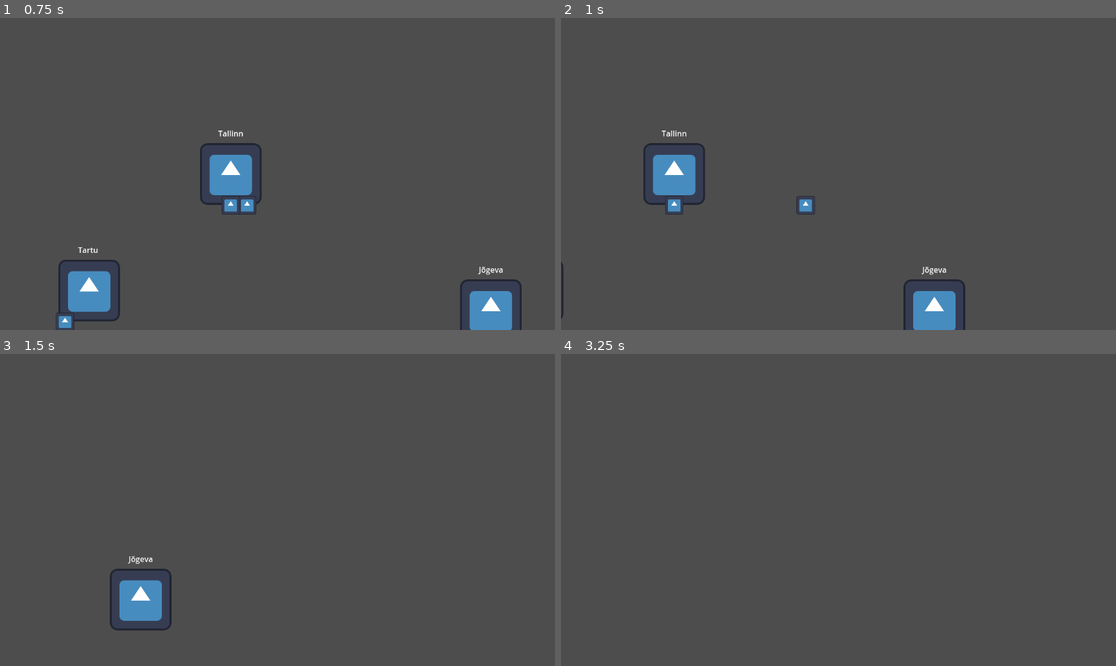
Above: before the commit, frames 1-4 (two rows, left to right).
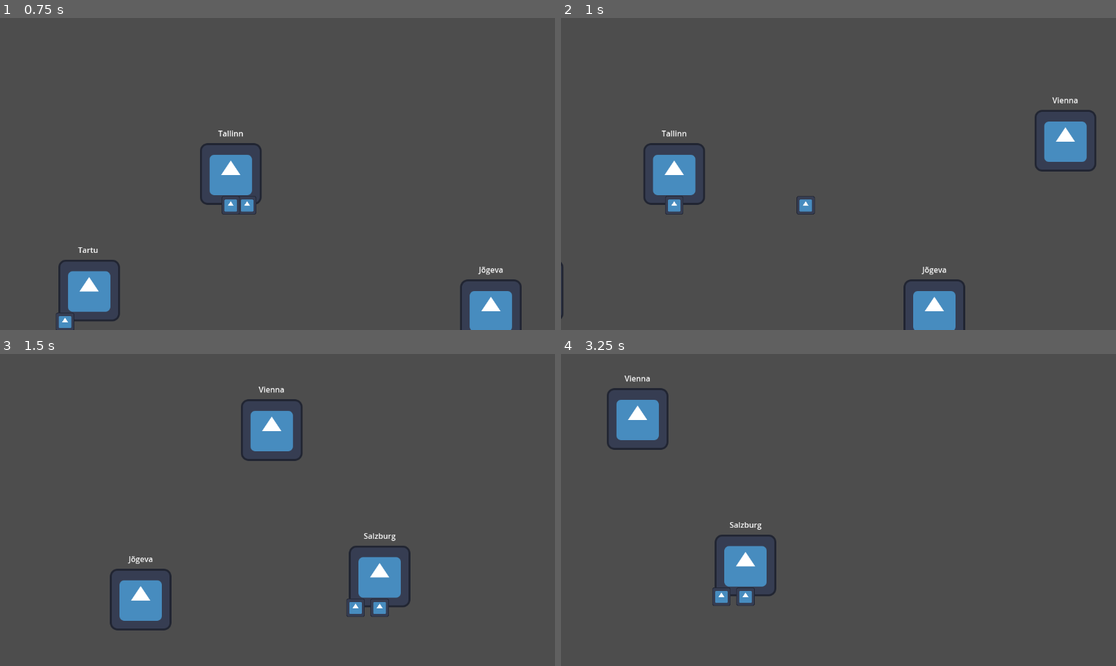
Above: after the commit, the same moments.

Repository: SvenErikAdamson/Commercium
Game: Godot game, scene res://scenes/game/Game.tscn
The game is run twice, just before and just after one commit, with the same random seed, the same clock (stepped at 60 frames per second) and the same inputs. The engine's default icon, where the game draws it, is replaced by a stand-in: a white triangle on a blue panel in a dark square.
Inputs (mouse positions are in pixels of both pictures, inside the frame that each line leads up to):
- Up to frame 1 (0.75 s): tap Enter at 0.5 s; move the mouse to (255, 205) at 0.52 s; press the mouse at (255, 205) at 0.53 s; hold D (key_right) from 0.53 s (still down)
- Up to frame 2 (1 s): keep holding D (key_right)
- Up to frame 3 (1.5 s): move the mouse to (166, 525) at 1.27 s; release D (key_right) at 1.28 s; release the mouse at (166, 525) at 1.28 s; hold S (key_down) from 1.28 s (still down); click (166, 525) at 1.35 s
- Up to frame 4 (3.25 s): move the mouse to (894, 441) at 2.02 s; release S (key_down) at 2.03 s; press the mouse at (894, 441) at 2.03 s; hold D (key_right) 2.03-2.78 s; move the mouse to (810, 572) at 2.77 s; release the mouse at (810, 572) at 2.78 s; hold W (key_up) from 2.78 s (still down); click (810, 572) at 2.85 s

Frame 1 is identical in both runs. In frame 2, 1.3% of the frame differs, in the area x 85-97%, y 25-50%; in frame 3, 2.9%, in the area x 43-74%, y 10-85%; in frame 4, 2.8%.

Commit message:
resource

Diff:
--- a/scenes/eco/resources/resource_base.gd
+++ b/scenes/eco/resources/resource_base.gd
@@ -1,6 +1,8 @@
 extends Node
 class_name BaseResource
 
-@export var rname: String
+@export var resource_name: String
 @export var value: int
 @export var tex: Texture
+
+@export var made_from: Array
--- a/scenes/game/Game.tscn
+++ b/scenes/game/Game.tscn
@@ -32,6 +32,17 @@
 node_name = "Jõgeva"
 node_owner = "player"
 
+[node name="Node5" parent="World/NodeManager" instance=ExtResource("2_n5wki")]
+position = Vector2(812, -69)
+node_name = "Vienna"
+node_owner = "player"
+
+[node name="Node6" parent="World/NodeManager" instance=ExtResource("2_n5wki")]
+position = Vector2(1036, 235)
+resource_list = ["vesi", "toit"]
+node_name = "Salzburg"
+node_owner = "player"
+
 [node name="Node4" parent="World/NodeManager" instance=ExtResource("2_n5wki")]
 position = Vector2(0, 456)
 resource_list = ["toit"]
--- a/scenes/node/node.gd
+++ b/scenes/node/node.gd
@@ -6,9 +6,10 @@
 @export var resource_list: Array
 @export var node_name: String
 @export var node_owner: String
-
+@export var resources_demanded: Array
 var tradepartners: Dictionary
 var connector_there: bool = false
+
 
 func _ready():
 	node_manager.register_node(self)
